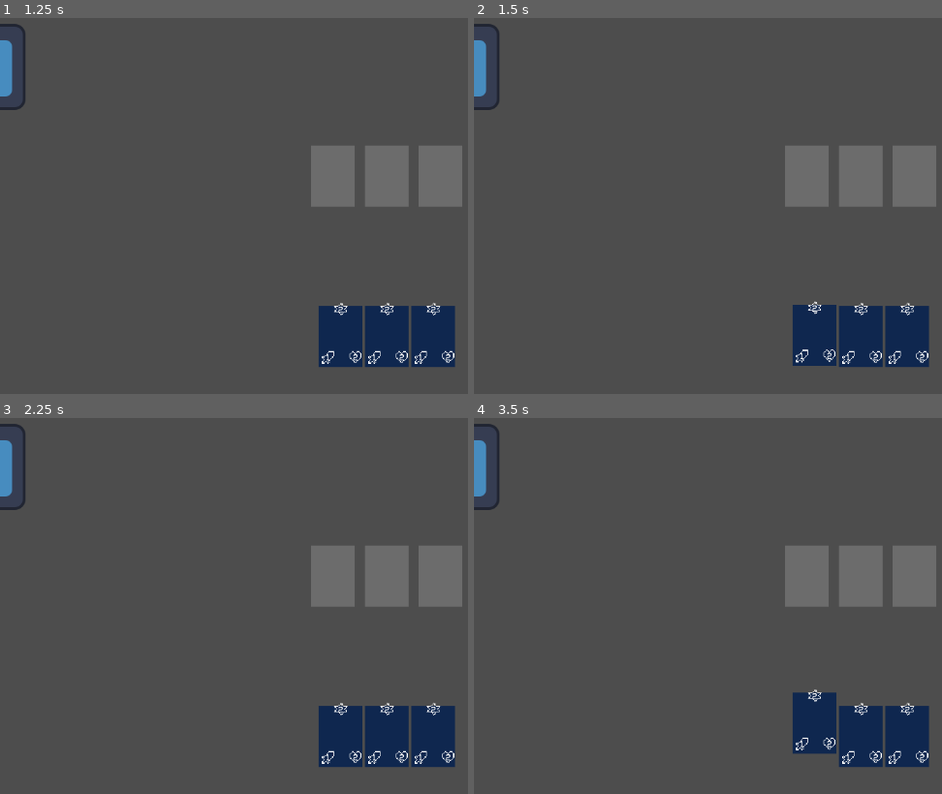
Above: before the commit, frames 1-4 (two rows, left to right).
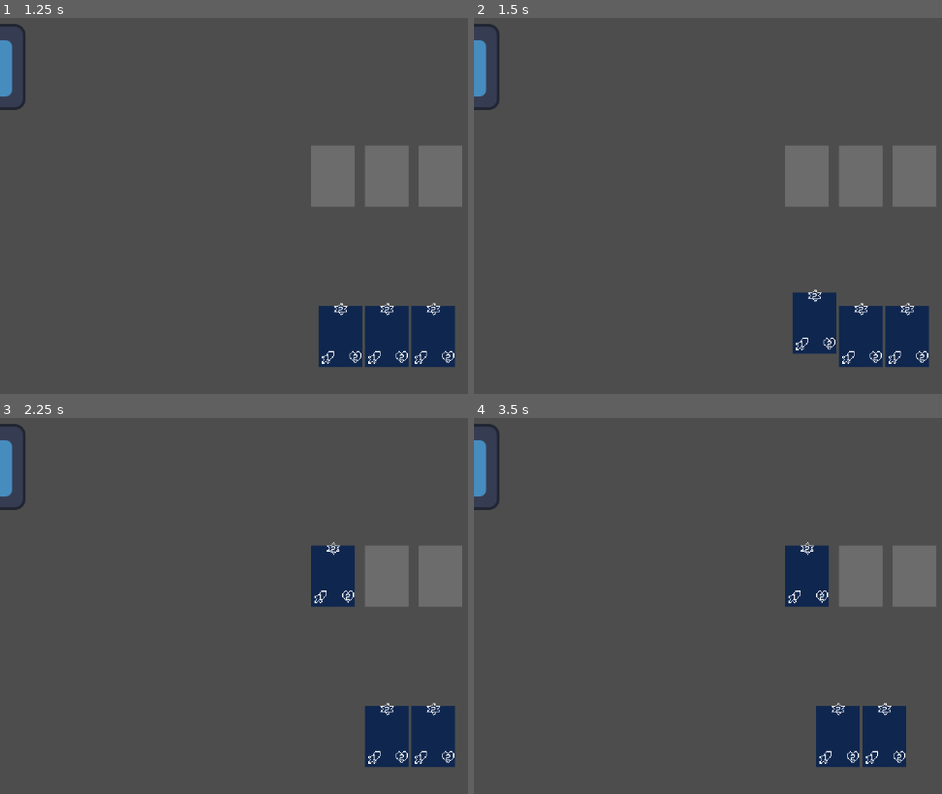
Above: after the commit, the same moments.

Repository: CraftMaster07/MonsterCardsClone
Game: Godot game, scene res://Scenes/board.tscn
Two runs of this game, one before a commit and one after it. Both use one fixed random seed, a clock stepped at 60 frames per second and the inputs below. The engine's default icon, where the game draws it, is replaced by a stand-in: a white triangle on a blue panel in a dark square.
Inputs (mouse positions are in pixels of both pictures, inside the frame that each line leads up to):
- Up to frame 1 (1.25 s): click (332, 175) at 0.52 s
- Up to frame 2 (1.5 s): click (815, 337) at 1.27 s
- Up to frame 3 (2.25 s): click (332, 575) at 2.02 s
- Up to frame 4 (3.5 s): click (815, 737) at 2.77 s

Frame 1 is identical in both runs. In frame 2, 0.8% of the frame differs, in the area x 68-78%, y 72-93%; in frame 3, 3.1%; in frame 4, 4.2%, in the area x 66-98%, y 32-93%.

Commit message:
Add alternate way to place cards into slots + minor fixes

Diff:
--- a/monster-cards-clone/Scenes/card_hand.tscn
+++ b/monster-cards-clone/Scenes/card_hand.tscn
@@ -28,6 +28,10 @@
 [node name="CollisionShape2D" type="CollisionShape2D" parent="CardFront/Area2D"]
 shape = SubResource("RectangleShape2D_vvs6b")
 
+[node name="SelectTimer" type="Timer" parent="."]
+wait_time = 0.2
+one_shot = true
+
 [connection signal="mouse_entered" from="." to="." method="_on_mouse_entered"]
 [connection signal="mouse_exited" from="." to="." method="_on_mouse_exited"]
 [connection signal="button_down" from="CardFront" to="." method="_on_card_front_button_down"]
--- a/monster-cards-clone/Scenes/card_slot.tscn
+++ b/monster-cards-clone/Scenes/card_slot.tscn
@@ -61,4 +61,5 @@
 color = Color(1, 1, 1, 0.1764706)
 
 [connection signal="mouse_entered" from="." to="." method="_on_mouse_entered"]
+[connection signal="pressed" from="TextureButton" to="." method="_on_texture_button_pressed"]
 [connection signal="gui_input" from="TextureButton/ColorRect" to="." method="_on_color_rect_gui_input"]
--- a/monster-cards-clone/scripts/board.gd
+++ b/monster-cards-clone/scripts/board.gd
@@ -1,14 +1,23 @@
 extends Control
 
 @onready var hand := $Hand
+@onready var card_slot_container := $CardSlotContainer
 @export var card_board_scene : PackedScene
 
+var selected_card : CardHand = null
+
 func _ready() -> void:
-	for card in hand.cards_container.get_children():
-		if card is not CardHand:
-			print_rich("what the [b][color=red]fuck[/color][/b]? this is not a card")
-		else:
-			card.card_placed.connect(place_card_into_slot)
+	for card in hand.get_cards():
+		card.card_placed.connect(place_card_into_slot)
+		card.card_selected.connect(select_card)
+		card.card_deselected.connect(deselect_card)
+	for slot in card_slot_container.get_slots():
+		slot.clicked.connect(slot_clicked)
+
+
+func slot_clicked(slot):
+	if selected_card != null:
+		place_card_into_slot(selected_card, slot)
 
 func place_card_into_slot(card : CardHand, slot : CardSlot):
 	"""Marks the slot as taken, and starts the animation to move the card into the slot"""
@@ -26,3 +35,12 @@
 	add_child(new_card_board) #temporary, should add underneath some container and not directly
 	new_card_board.global_position = card.card_front.global_position
 	card.queue_free()
+
+func select_card(card : CardHand):
+	if selected_card != null:
+		selected_card.deselect()
+	selected_card = card
+
+func deselect_card():
+	selected_card.deselect()
+	selected_card = null
--- a/monster-cards-clone/scripts/card_hand.gd
+++ b/monster-cards-clone/scripts/card_hand.gd
@@ -3,16 +3,20 @@
 
 @export var hover_height: float = 20
 @export var animation_length: float = 0.2
-@export var animation_trans : Tween.TransitionType
+@export var animation_trans: Tween.TransitionType
 @onready var card_front := $CardFront
-@onready var base_position : Vector2 = card_front.position
+@onready var base_position: Vector2 = card_front.position
 @onready var area2d := $CardFront/Area2D
+@onready var select_timer := $SelectTimer
 
 signal card_placed(card, slot)
+signal card_selected(card)
+signal card_deselected()
 
-var touched : bool = false
+var touched: bool = false
 enum DragState {RESTING, DRAGGING, UNDRAGABLE}
-var drag_state : DragState = DragState.RESTING
+var drag_state: DragState = DragState.RESTING
+var selected: bool = false
 @export var dragback_time : float = 0.5
 @export var dragback_trans : Tween.TransitionType = Tween.TRANS_ELASTIC
 @export var dragback_ease : Tween.EaseType = Tween.EASE_OUT
@@ -25,6 +29,10 @@
 
 func _input(event: InputEvent) -> void:
 	if event.is_action_released("click") and drag_state == DragState.DRAGGING:
+		if not select_timer.is_stopped():
+			select()
+			return
+
 		drag_state = DragState.UNDRAGABLE
 
 		if not overlapping_slot_areas.is_empty():
@@ -33,23 +41,39 @@
 			return
 
 		animate_to_position(base_position, dragback_trans, dragback_time, dragback_ease)
-		await tween.finished
-		drag_state = DragState.RESTING
+		tween.tween_callback(rest)
 
-		if card_front.is_hovered():
-			_on_mouse_entered()
+func rest():
+	drag_state = DragState.RESTING
+
+	if card_front.is_hovered():
+		_on_mouse_entered()
+
+func select():
+	drag_state = DragState.UNDRAGABLE
+	card_front.position = base_position - Vector2(0, hover_height)
+	selected = true
+	card_selected.emit(self)
+
+func deselect():
+	animate_to_position(base_position, animation_trans, animation_length)
+	tween.tween_callback(rest)
+	selected = false
 
 func find_nearest_overlapping_area():
 	"""Finds the closest area in overlapping_slot_areas to our own area2d and returns it"""
 	if overlapping_slot_areas.is_empty():
 		return null
+
 	var min_area = overlapping_slot_areas[0]
 	var min_distance = min_area.global_position.distance_to(area2d.global_position)
+
 	for area in overlapping_slot_areas.slice(1):
 		var distance = area.global_position.distance_to(area2d.global_position)
 		if distance < min_distance:
 			min_distance = distance
 			min_area = area
+
 	return min_area
 
 func goto_slot(slot : CardSlot):
@@ -95,18 +119,24 @@
 		tween.kill()
 
 	tween = create_tween()
+
 	if global:
 		tween.tween_property(card_front, "global_position", pos, length).set_trans(trans_type).set_ease(ease_type)
 	else:
 		tween.tween_property(card_front, "position", pos, length).set_trans(trans_type).set_ease(ease_type)
 
 func _on_card_front_button_down() -> void:
-	drag_state = DragState.DRAGGING
+	if selected:
+		card_deselected.emit()
+	elif drag_state == DragState.RESTING:
+		drag_state = DragState.DRAGGING
+		$SelectTimer.start()
 
 func _on_area_2d_area_entered(area: Area2D) -> void:
 	if area is not SlotArea:
 		print_rich("why the [b][color=red]fuck[/color][/b] is this happening")
 		return
+
 	if not area.taken:
 		overlapping_slot_areas.append(area)
 
--- a/monster-cards-clone/scripts/card_slot.gd
+++ b/monster-cards-clone/scripts/card_slot.gd
@@ -3,6 +3,11 @@
 
 @onready var slot_area = $SlotArea
 
+signal clicked(slot)
 
 func take():
 	slot_area.taken = true
+
+
+func _on_texture_button_pressed() -> void:
+	clicked.emit(self)
--- a/monster-cards-clone/scripts/card_slot_container.gd
+++ b/monster-cards-clone/scripts/card_slot_container.gd
@@ -1 +1,6 @@
 extends MarginContainer
+
+@onready var slot_container = $HBoxContainer
+
+func get_slots():
+	return slot_container.get_children()
--- a/monster-cards-clone/scripts/hand.gd
+++ b/monster-cards-clone/scripts/hand.gd
@@ -1,3 +1,6 @@
 extends MarginContainer
 
 @onready var cards_container := $HBoxContainer
+
+func get_cards():
+	return cards_container.get_children()
